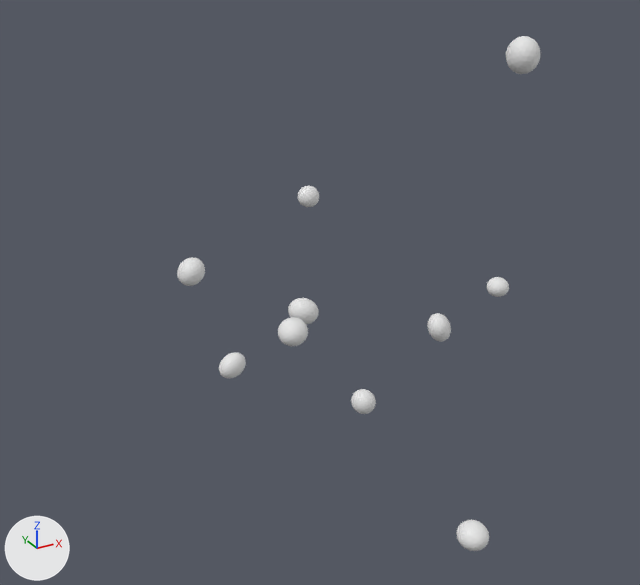
An edit to the OBJ model data/radials/radial_01/radial.obj, drawn before and after from the same camera.
One viewpoint serves both versions: a 50 mm lens placed at (-1.43, -2.6, 1.54), pointed at (-0.04, -0.07, 0.28). The axes (+X, +Y, +Z) are drawn at lower left. The lights are the same throughout. The older version comes first. Where no turn or scale is listed for an object, it has been applied to the vertices.

In view in the first picture: 'radial'.
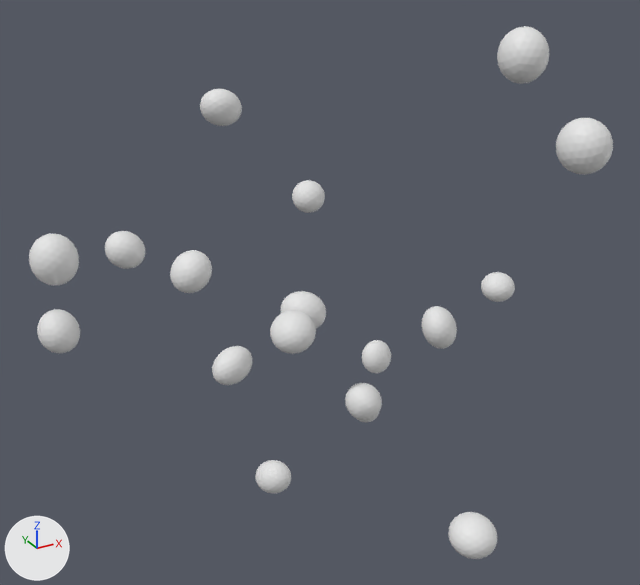
Patch to the scene script:
```diff
--- a/data/radials/radial_01/radial.obj.py
+++ b/data/radials/radial_01/radial.obj.py
@@ me_radial @@
-me_radial.from_pydata(...)  # 1620 vertices, 3200 faces; spans x -0.53..0.69, y -0.71..0.89, z -0.54..1.17
+me_radial.from_pydata(...)  # 2916 vertices, 5760 faces; spans x -0.96..0.72, y -0.97..0.91, z -0.66..1.19
+# me_radial part 1: the loose piece of 162 vertices spanning x 0.42..0.52, y -0.5..-0.39, z 1.05..1.17 is scaled about its middle by 1.5
+# me_radial part 2: the loose piece of 162 vertices spanning x 0.19..0.29, y 0.02..0.12, z -0.38..-0.27 is scaled about its middle by 1.5
+# me_radial part 3: the loose piece of 162 vertices spanning x 0.35..0.45, y 0.79..0.89, z 0.26..0.36 is scaled about its middle by 1.5
+# me_radial part 4: a new loose piece, an icosphere of 320 faces spanning x 0.59..0.72, y -0.28..-0.15, z 0.15..0.26
+# me_radial part 5: the loose piece of 162 vertices spanning x -0.19..-0.08, y -0.11..0.01, z 0.09..0.18 is scaled about its middle by 1.5
+# me_radial part 6: the loose piece of 162 vertices spanning x -0.53..-0.44, y -0.04..0.06, z 0.37..0.46 is scaled about its middle by 1.5
+# me_radial part 7: the loose piece of 162 vertices spanning x -0.03..0.08, y 0.13..0.24, z 0.03..0.14 is scaled about its middle by 1.5
+# me_radial part 8: the loose piece of 162 vertices spanning x -0.37..-0.26, y 0.05..0.14, z -0.07..0.02 is scaled about its middle by 1.5
+# me_radial part 9: the loose piece of 162 vertices spanning x 0.17..0.26, y -0.48..-0.38, z 0.18..0.28 is scaled about its middle by 1.5
+# me_radial part 10: the loose piece of 162 vertices spanning x 0.2..0.31, y -0.71..-0.59, z -0.54..-0.44 is scaled about its middle by 1.5
+# me_radial part 11: the loose piece of 162 vertices spanning x 0.61..0.69, y -0.25..-0.17, z 0.17..0.24 is multiplied about its middle by the matrix ((1.655, -0.781, -0.011), (-0.426, -0.88, -1.547), (0.655, 1.401, -0.978)), then moved by (-1.54, 0.46, -0.02)
+# me_radial part 12: the loose piece of 162 vertices spanning x -0.37..-0.26, y 0.05..0.14, z -0.07..0.02 is copied, and the copy is multiplied about its middle by the matrix ((0.261, -1.287, 0.135), (0.866, 0.071, -0.994), (0.961, 0.285, 0.858)), then moved by (0.06, -0.2, -0.39); it spans x -0.32..-0.19, y -0.17..-0.04, z -0.48..-0.35
+# me_radial part 13: the loose piece of 162 vertices spanning x -0.53..-0.44, y -0.04..0.06, z 0.37..0.46 is copied, and the copy is multiplied about its middle by the matrix ((-0.152, -0.061, -1.421), (-0.284, 1.401, -0.03), (1.393, 0.279, -0.161)), then moved by (-0.14, 0.26, 0.02); it spans x -0.7..-0.56, y 0.21..0.34, z 0.36..0.5
+# me_radial part 14: the loose piece of 162 vertices spanning x 0.35..0.45, y 0.79..0.89, z 0.26..0.36 is copied, and the copy is multiplied about its middle by the matrix ((-1.447, -0.013, 0.659), (-0.61, 0.634, -1.325), (-0.252, -1.458, -0.582)), then moved by (-0.49, -0.18, 0.49); it spans x -0.17..0.0, y 0.58..0.74, z 0.73..0.88
+# me_radial part 15: the loose piece of 162 vertices spanning x 0.19..0.29, y 0.02..0.12, z -0.38..-0.27 is copied, and the copy is multiplied about its middle by the matrix ((-0.951, -0.435, -0.609), (-0.699, 0.166, 0.974), (-0.267, 1.117, -0.382)), then moved by (0.04, -0.02, 0.2); it spans x 0.22..0.35, y 0.0..0.11, z -0.19..-0.05
+# me_radial part 16: a new loose piece, an icosphere of 320 faces spanning x 0.24..0.38, y -0.97..-0.82, z 0.87..1.02
+# me_radial part 17: the loose piece of 162 vertices spanning x -0.53..-0.44, y -0.04..0.06, z 0.37..0.46 is copied, and the copy is multiplied about its middle by the matrix ((-1.626, -0.063, 0.747), (0.723, 0.338, 1.602), (-0.197, 1.757, -0.282)), then moved by (-0.38, 0.29, 0.02); it spans x -0.95..-0.79, y 0.22..0.38, z 0.34..0.52
+# me_radial part 18: the loose piece of 162 vertices spanning x 0.19..0.29, y 0.02..0.12, z -0.38..-0.27 is copied, and the copy is multiplied about its middle by the matrix ((0.742, 0.872, -0.549), (-0.6, -0.185, -1.104), (-0.838, 0.904, 0.304)), then moved by (0.22, 0.33, -0.27); it spans x 0.39..0.52, y 0.34..0.47, z -0.66..-0.53
```

Location of each change, [x1, y1, x2, y2] in pixels of the pictures (640 x 585 px; the box of a moved part takes in the faces that stretch with it):
'radial', reshaped (61% wider)
    before: [177, 36, 540, 551]
    after: [29, 26, 613, 559]
part 1 of me_radial, moved or reshaped
    before: [506, 36, 540, 74]
    after: [497, 26, 549, 84]
part 2 of me_radial, moved or reshaped
    before: [351, 389, 376, 414]
    after: [345, 383, 382, 420]
part 3 of me_radial, moved or reshaped
    before: [298, 186, 319, 207]
    after: [292, 180, 325, 213]
part 4 of me_radial, added
    after: [481, 272, 515, 302]
part 5 of me_radial, moved or reshaped
    before: [278, 317, 308, 346]
    after: [270, 310, 316, 354]
part 6 of me_radial, moved or reshaped
    before: [177, 257, 205, 286]
    after: [170, 250, 212, 293]
part 7 of me_radial, moved or reshaped
    before: [288, 298, 319, 324]
    after: [280, 291, 326, 329]
part 8 of me_radial, moved or reshaped
    before: [219, 352, 246, 378]
    after: [212, 346, 252, 385]
part 9 of me_radial, moved or reshaped
    before: [427, 313, 451, 342]
    after: [422, 306, 457, 349]
part 10 of me_radial, moved or reshaped
    before: [456, 520, 489, 551]
    after: [448, 512, 497, 559]
part 11 of me_radial, moved or reshaped
    before: [487, 277, 509, 297]
    after: [37, 309, 80, 354]
part 12 of me_radial, added
    after: [255, 460, 291, 494]
part 13 of me_radial, added
    after: [105, 231, 145, 269]
part 14 of me_radial, added
    after: [200, 89, 242, 126]
part 15 of me_radial, added
    after: [362, 340, 391, 373]
part 16 of me_radial, added
    after: [556, 118, 613, 175]
part 17 of me_radial, added
    after: [29, 234, 79, 286]
part 18 of me_radial, added (mostly hidden)
    after: [356, 413, 379, 423]
